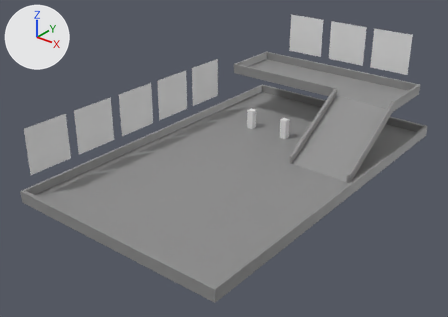
A saved change to the glTF model example/public/map/demo-map-000.glb.
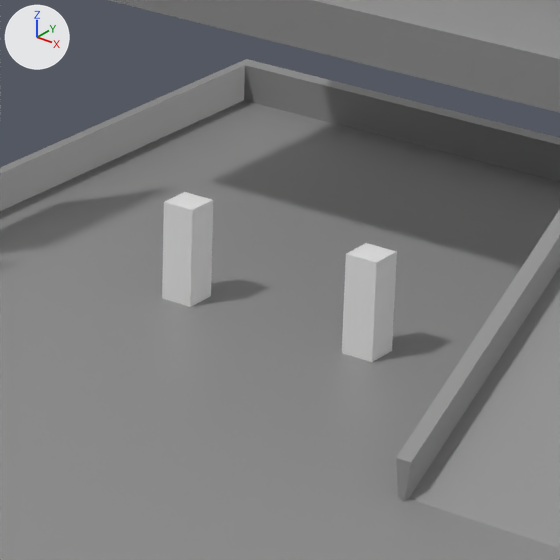
Each version is shown whole from a 50 mm camera at (66.4, -63.2, 53.6) aimed at (0.3, 19.4, 2.4), then close up on the part from 49% to 71% of the width and 23% to 55% of the height. Arrows for +X, +Y and +Z are at upper left; the lights stay in place. Where no turn or scale is listed for an object, it has been applied to the vertices.
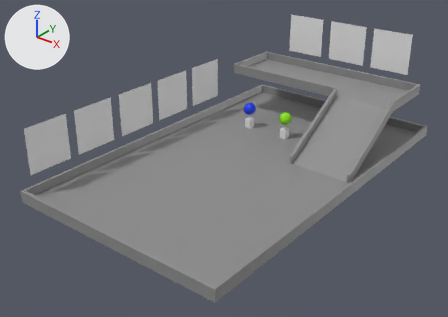
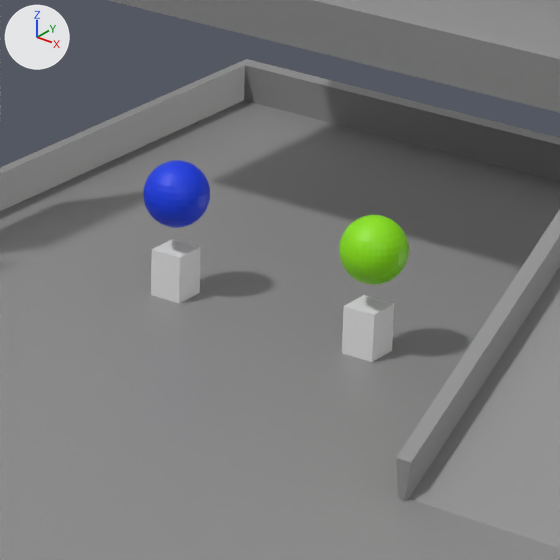
Pixel boxes (x1, y1, x2, y2) of what changed, in the close-ups (560 x 560 px):
'Cube.001', moved, rescaled (44% shorter)
    before: (162, 192, 213, 307)
    after: (151, 239, 201, 303)
'Cube', moved, rescaled (43% shorter)
    before: (342, 243, 397, 362)
    after: (342, 295, 394, 362)
'Sphere.002', added (green)
    after: (339, 215, 409, 285)
'Sphere.001', added (blue)
    after: (143, 160, 210, 228)

Edits to the bpy script that builds the scene:
```text
Add mat_material_001:
    mat_material_001 = principled_material('Material.001')
    mat_material_001.base_color = (0.268, 0.8, 0.0)  # green #8de700
Add mat_material:
    mat_material = principled_material('Material')
    mat_material.base_color = (0.0, 0.042, 0.8)  # blue #003ae7
Add me_sphere_002:
    me_sphere_002.from_pydata(...)  # a UV sphere (32 segments, 16 rings, poles along z) spanning x -1.32..1.32, y -1.32..1.32, z -1.32..1.32
    me_sphere_002.materials.append(mat_material_001)  # green #8de700
Add me_sphere_001:
    me_sphere_001.from_pydata(...)  # a UV sphere (32 segments, 16 rings, poles along z) spanning x -1.32..1.32, y -1.32..1.32, z -1.32..1.32
    me_sphere_001.materials.append(mat_material)  # blue #003ae7
Change ob_cube:
    ob_cube.location: (0.64, 39.42, 1.92) -> (0.64, 39.42, 0.88)
    ob_cube.scale: (0.695, 0.695, 2.12) -> (0.695, 0.695, 1.0)
Change ob_cube_001:
    ob_cube_001.location: (-7.97, 39.42, 1.92) -> (-8.53, 39.42, 0.88)
    ob_cube_001.scale: (0.695, 0.695, 2.12) -> (0.695, 0.695, 1.0)
Add ob_sphere_002:
    ob_sphere_002 = bpy.data.objects.new('Sphere.002', me_sphere_002)
    ob_sphere_002.location = (0.73, 39.44, 4.18)
Add ob_sphere_001:
    ob_sphere_001 = bpy.data.objects.new('Sphere.001', me_sphere_001)
    ob_sphere_001.location = (-8.56, 39.44, 4.18)
```
